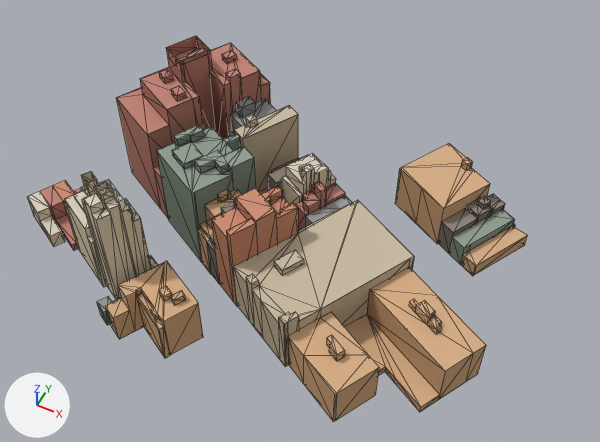
The glTF model public/models/washington-city/tile-0_-4.glb as it was, and as the next commit left it.
Rendered twice from a 50 mm lens placed at (220.0, 428.0, 289.0), pointed at (109.0, 651.0, 10.0). The lights are fixed; the arrows at lower left show +X, +Y and +Z. The picture after the commit comes second. Mesh edges are drawn as thin lines. Where no turn or scale is listed for an object, it has been applied to the vertices. Vertices at exactly the same position are counted once.

Names of what the first picture shows: 'roof', 'wall'.
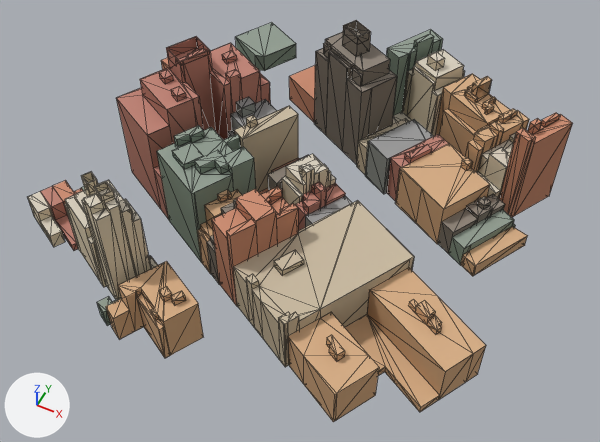
Where the newer file only moved an object's origin or applied its transform, the numbers keep the older frame.

What the commit changed:
me_mesh_1 is used by ob_wall; location (98.9, 641.1, 32.9).
me_mesh_1 had 1145 vertices, 1162 faces and spanned x -106.0..106.0, y -73.0..73.0, z -35.0..35.0.
me_mesh_1 now has 1779 vertices, 1808 faces and spans x -109.0..106.0, y -73.0..139.0, z -35.0..35.0.
me_mesh_1 part 1: the loose piece of 8 vertices spanning x -54.0..-47.0, y 11.0..17.0, z 24.0..27.0 is copied, and the copy is scaled about its middle by (2, 1.88, 3.63), then moved by (54.0, 67.0, 3.0); it spans x -3.0..10.0, y 75.0..87.0, z 23.0..33.0.
me_mesh_1 part 2: the loose piece of 8 vertices spanning x -54.0..-47.0, y 11.0..17.0, z 24.0..27.0 is copied, and the copy is scaled about its middle by (1.78, 1.64, 1.57), then moved by (54.0, 67.0, 6.0); it spans x -2.0..9.0, y 75.0..86.0, z 29.0..33.0.
me_mesh_1 part 3: the loose piece of 8 vertices spanning x -47.0..-41.0, y 43.0..49.0, z 24.0..26.0 is copied, and the copy is scaled about its middle by (1.32, 1.04, 1.92), then moved by (79.0, 60.0, -16.0); it spans x 31.0..39.0, y 102.0..110.0, z 6.0..11.0.
me_mesh_1 part 4: 1 vertex moved within x -7.0, y 4.0, z -25.0; 23 vertices removed from x -39.0..90.0, y -10.0..56.0, z -32.0..11.0; 633 vertices added at x -109.0..105.0, y -10.0..139.0, z -34.0..23.0.
me_mesh_1 part 5: 14 vertices removed from x -105.0..-71.0, y -36.0..-24.0, z -32.0..-19.0; 14 vertices added at x -105.0..-71.0, y -36.0..-24.0, z -33.0..-20.0.
me_mesh_2 is used by ob_roof; location (98.9, 641.1, 36.2).
me_mesh_2 had 816 vertices, 575 faces and spanned x -106.0..106.0, y -73.0..73.0, z -32.0..32.0.
me_mesh_2 now has 1246 vertices, 900 faces and spans x -109.0..106.0, y -73.0..139.0, z -32.0..32.0.
me_mesh_2 part 6: the loose piece of 4 vertices spanning x 79.0..84.0, y 46.0..51.0, z -16.0 is copied, and the copy is moved by (10.0, 23.0, 32.0); it spans x 89.0..94.0, y 69.0..74.0, z 17.0.
me_mesh_2 part 7: the loose piece of 4 vertices spanning x 73.0..78.0, y -23.0..-19.0, z -11.0 is copied, and the copy is moved by (-1.0, 102.0, 11.0); it spans x 71.0..78.0, y 78.0..83.0, z 0.0.
me_mesh_2 part 8: the loose piece of 4 vertices spanning x 7.0..20.0, y 22.0..31.0, z -7.0 is copied, and the copy is moved by (18.0, 74.0, 8.0); it spans x 25.0..39.0, y 96.0..105.0, z 0.0.
me_mesh_2 part 9: the loose piece of 8 vertices spanning x 79.0..90.0, y 49.0..59.0, z -20.0 is rebuilt with 8 vertices and now spans x 79.0..90.0, y 49.0..59.0, z -21.0.
me_mesh_2 part 10: the loose piece of 4 vertices spanning x -73.0..-46.0, y -53.0..-26.0, z 0.0 is rebuilt with 4 vertices and now spans x -73.0..-46.0, y -53.0..-26.0, z -1.0.
me_mesh_2 part 11: 1 vertex removed from x 96.0, y 51.0, z -27.0; 413 vertices added at x -109.0..105.0, y 48.0..139.0, z -31.0..30.0.
Other edits to the shape of me_mesh_2 do not show in these pictures.

Changed parts and their boxes [x1, y1, x2, y2] in the pictures (600 x 442 px; the box of a moved part takes in the faces that stretch with it):
'wall', reshaped (9% wider)
    before: [27, 37, 528, 422]
    after: [27, 21, 573, 422]
'roof', reshaped (9% wider)
    before: [28, 36, 527, 407]
    after: [28, 20, 572, 407]
part 1 of me_mesh_1, added (brown)
    after: [342, 26, 371, 57]
part 2 of me_mesh_1, added
    after: [345, 21, 368, 34]
part 3 of me_mesh_1, added
    after: [427, 55, 445, 71]
part 4 of me_mesh_1, built on (mostly hidden before)
    before: [302, 195, 460, 264]
    after: [161, 31, 573, 217]
part 5 of me_mesh_1, moved or reshaped
    both: [49, 201, 72, 248]
part 6 of me_mesh_2, added
    after: [531, 118, 542, 125]
part 7 of me_mesh_2, added
    after: [490, 121, 504, 131]
part 8 of me_mesh_2, added
    after: [414, 66, 435, 83]
part 9 of me_mesh_2, rebuilt
    before: [486, 194, 505, 211]
    after: [486, 194, 504, 211]
part 10 of me_mesh_2, rebuilt
    both: [65, 180, 115, 228]
part 11 of me_mesh_2, built on
    before: [470, 226, 527, 265]
    after: [161, 20, 572, 226]
